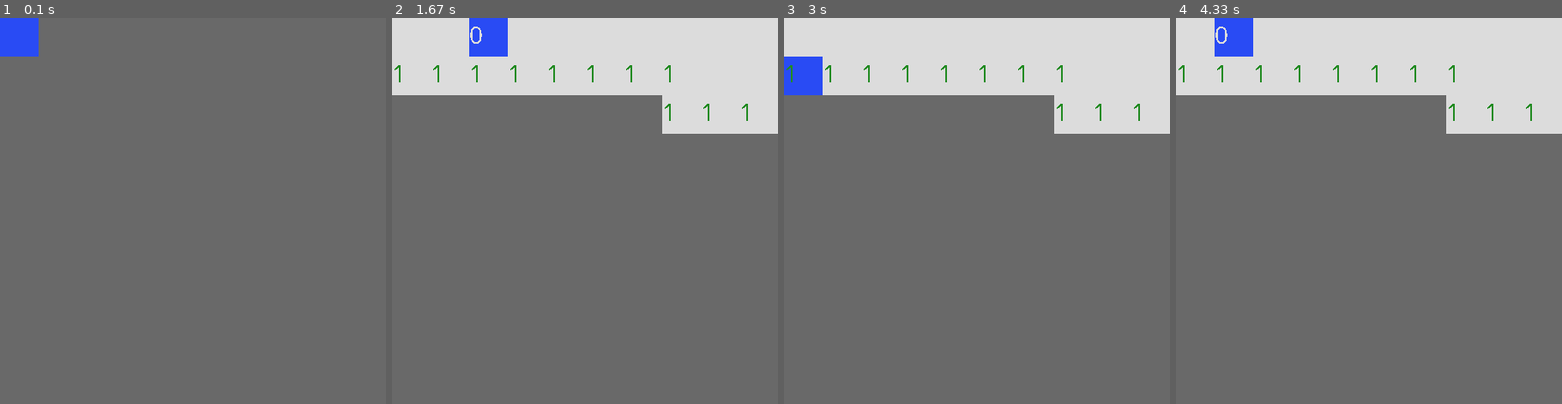
Above: before the commit, frames 1-4 (left to right).
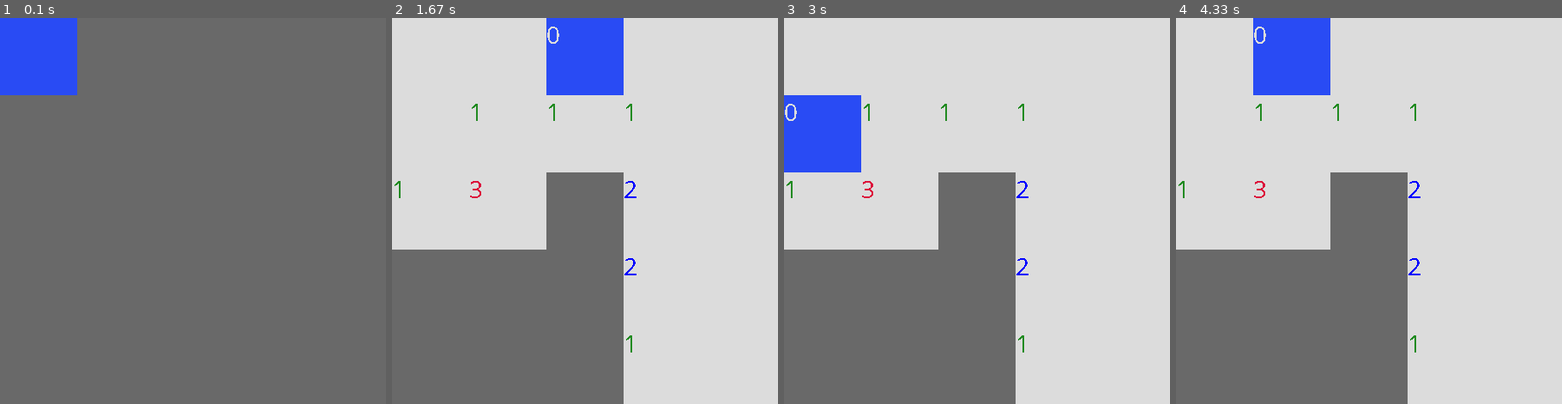
Above: after the commit, the same moments.

Repository: pthpth/Pygame
Game: pygame game, started from minesweeper.py
The game is run twice, just before and just after one commit, with the same random seed, the same clock (stepped at 60 frames per second) and the same inputs.
Inputs:
- Up to frame 1 (0.1 s): no input
- Up to frame 2 (1.67 s): tap 1 at 0.33 s; hold Right 0.67-1.13 s; hold Right from 1.5 s (still down)
- Up to frame 3 (3 s): release Right at 1.97 s; hold Left 2-2.53 s; hold Down 2.57-2.87 s; hold Left from 2.9 s (still down)
- Up to frame 4 (4.33 s): release Left at 3.3 s; hold Up 3.33-3.7 s; hold Right from 3.73 s (still down)

The runs differ from the first frame. In frame 1, 3.0% of the frame differs, in the area x 0-20%, y 0-20%; in frame 2, 54%, in the area x 0-100%, y 0-100%; in frame 3, 50%; in frame 4, 54%.

Commit message:
Added README

Diff:
--- a/minesweeper.py
+++ b/minesweeper.py
@@ -20,7 +20,7 @@
     K_2
 )
 
-number = 10
+number = 5
 SCREEN_WIDTH = 450
 SCREEN_HEIGHT = 450
 wid = int(SCREEN_WIDTH / number)
@@ -29,7 +29,7 @@
 pygame.font.init()
 typer = pygame.font.SysFont("Comic Sans MS", 30)
 screen = pygame.display.set_mode((SCREEN_WIDTH, SCREEN_HEIGHT))
-BOMBS = 9
+BOMBS = 4
 FINAL_TEXT = "PRESS ESCAPE AGAIN"
 tiles_turned = 0
 
Not shown, added: README.md
